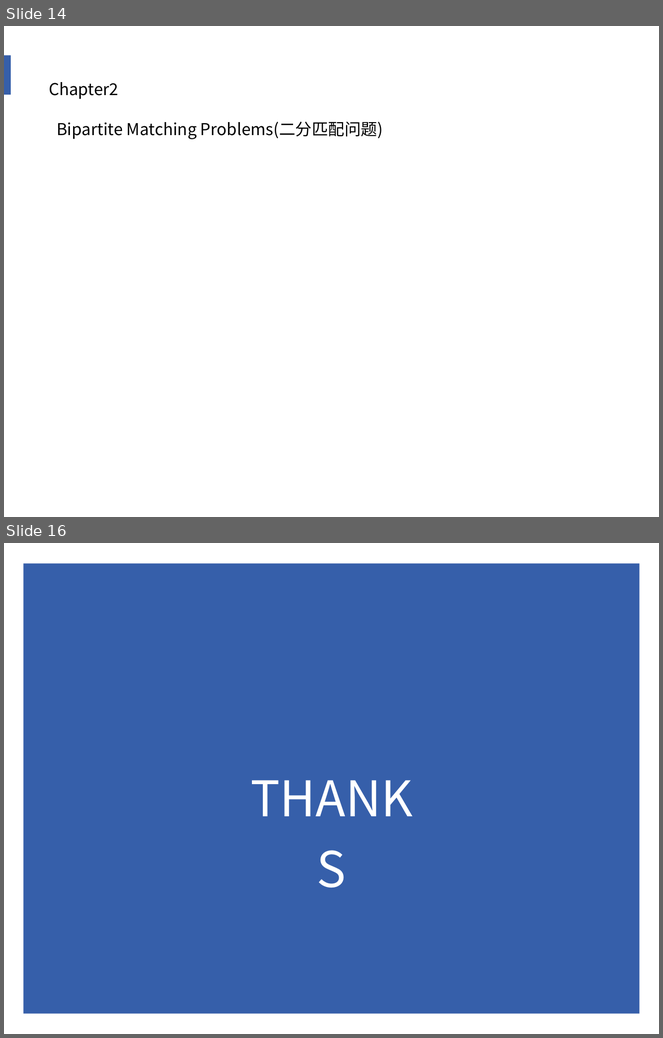
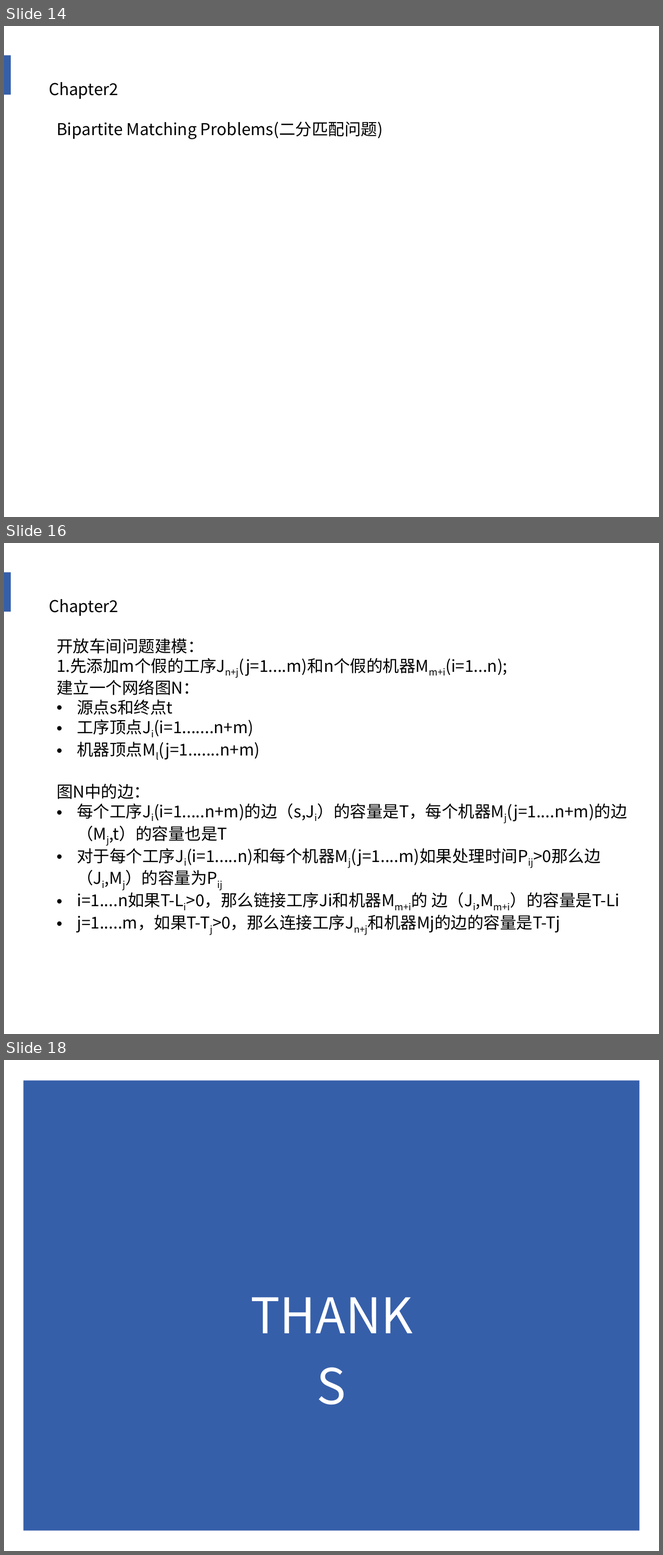
Before and after one commit to AndyFlower/Paper, a slide deck: ppt/Scheduling Algorithms.pptx. Shown one above the other, each under a label of ours: slides 14 and 16 before the commit, slides 14, 16 and 18 after it; the slides between them are not shown. The pictures are 663x1038 and 663x1555 pixels, drawn with LibreOffice and Linux fonts; fonts in the diff are those of the drawing. Boxes give left, top, right and bottom in pixels: in the first picture for what was removed or moved away, otherwise in the second. Text is boxed around its words. In the diff, an @@ line names an element or a change of style, - is before the commit and + after.

Commit message:
ppt

```diff
--- a/ppt/Scheduling Algorithms.pptx
+++ b/ppt/Scheduling Algorithms.pptx
@@ slide 16 added at (4,543,659,1034), background #FFFFFF; not listed: 1 template element that a slide beside it also shows @@
@@ text added at (49,599,118,616), 18 pt, text #000000 @@
+Chapter2
@@ text added at (57,638,627,933), 18 pt, text #000000 @@
+开放车间问题建模：
+1.先添加m个假的工序Jn+j(j=1....m)和n个假的机器Mm+i(i=1...n);
+建立一个网络图N：
+• 源点s和终点t
+• 工序顶点Ji(i=1.......n+m)
+• 机器顶点Ml(j=1.......n+m)
+图N中的边：
+• 每个工序Ji(i=1.....n+m)的边（s,Ji）的容量是T，每个机器Mj(j=1....n+m)的边（Mj,t）的容量也是T
+• 对于每个工序Ji(i=1.....n)和每个机器Mj(j=1....m)如果处理时间Pij>0那么边（Ji,Mj）的容量为Pij
+• i=1....n如果T-Li>0，那么链接工序Ji和机器Mm+i的 边（Ji,Mm+i）的容量是T-Li
+• j=1.....m，如果T-Tj>0，那么连接工序Jn+j和机器Mj的边的容量是T-Tj
@@ what was slide 16 is now slide 18 @@
```
Also in this commit, not shown: 1 slide changed, 1 other slide added.
